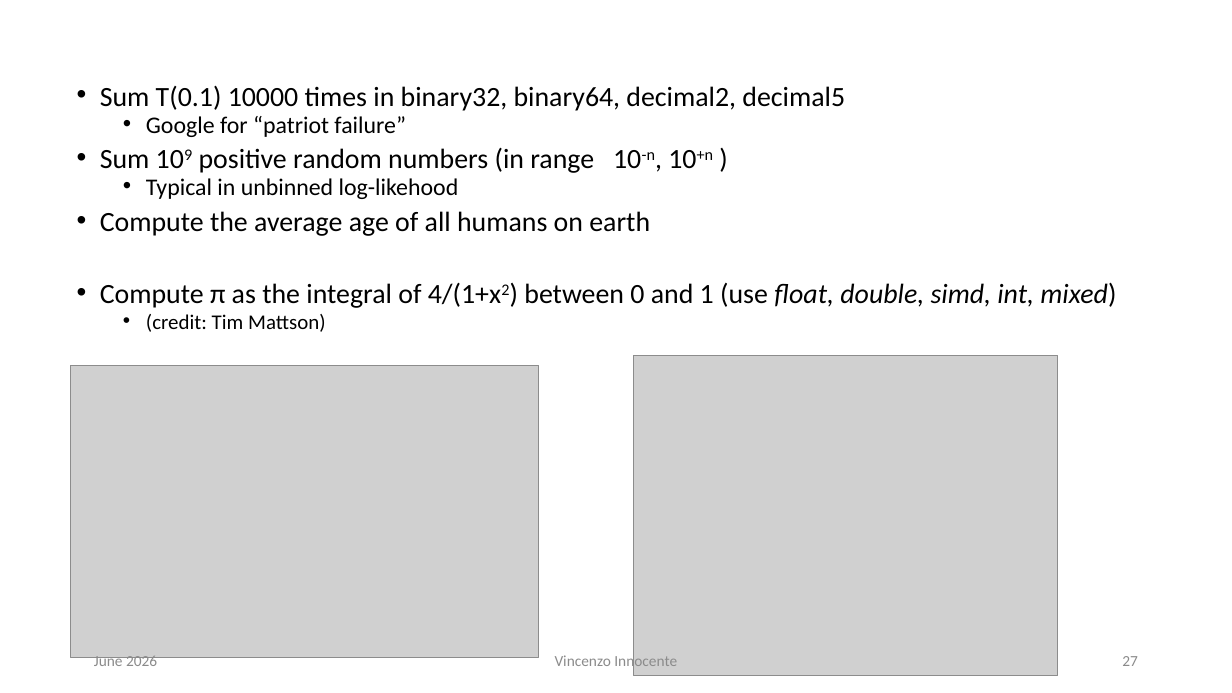
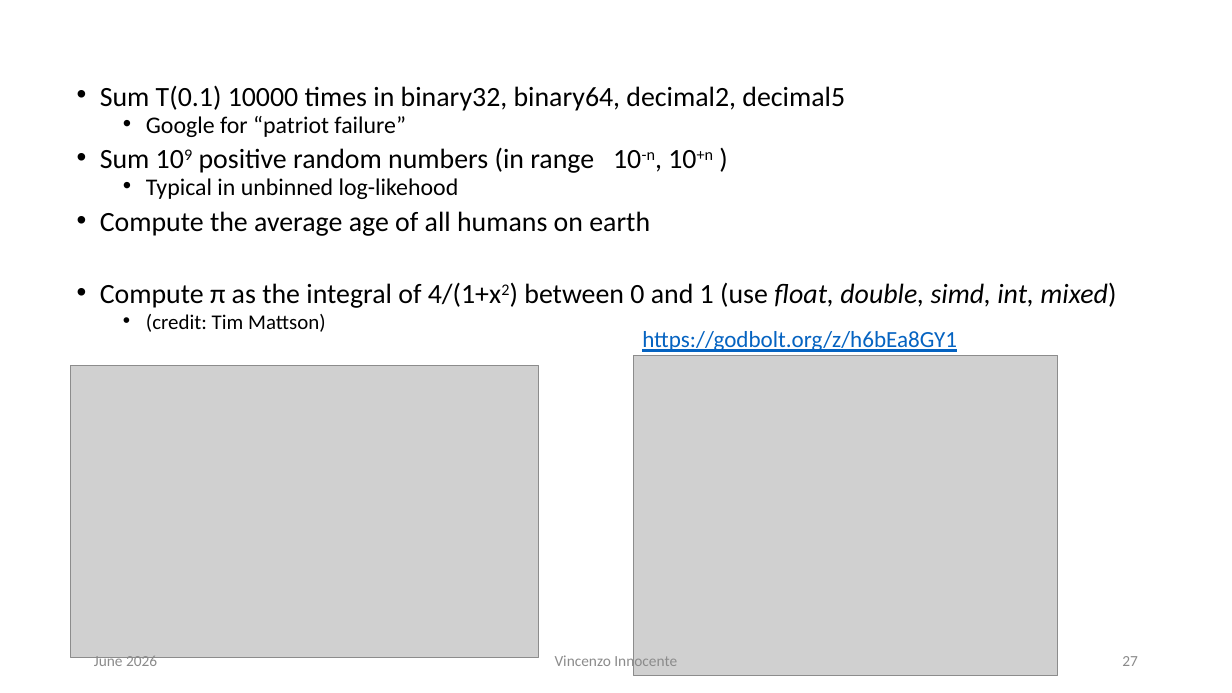
Before and after one commit to VinInn/FPCourse, a slide deck: slide 27 of Slides/FPforScientist.pptx. Drawn at 1232x693 pixels with LibreOffice and Linux fonts; fonts in the diff are those of the drawing; grey boxes stand for pictures. Boxes give left, top, right and bottom in pixels: in the first picture for what was removed or moved away, otherwise in the second. Text is boxed around its words. In the diff, an @@ line names an element or a change of style, - is before the commit and + after.

```diff
--- a/Slides/FPforScientist.pptx
+++ b/Slides/FPforScientist.pptx
@@ text added at (642, 331, 957, 352), 18 pt, text #0563C1, underline @@
+https://godbolt.org/z/h6bEa8GY1
```
Also in this commit, not shown: 1 other file.
